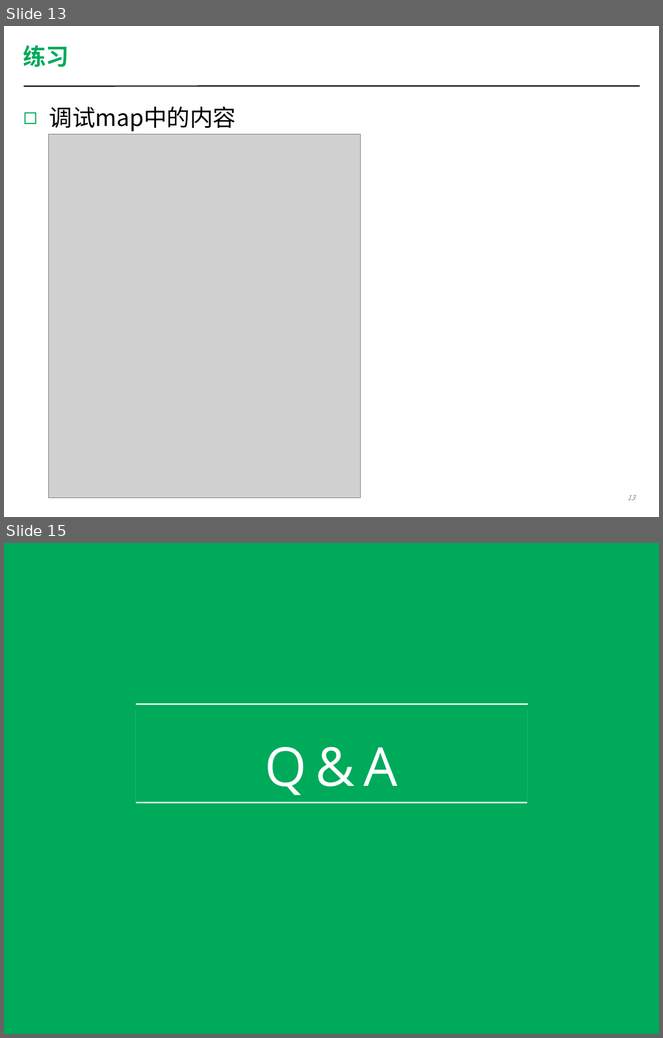
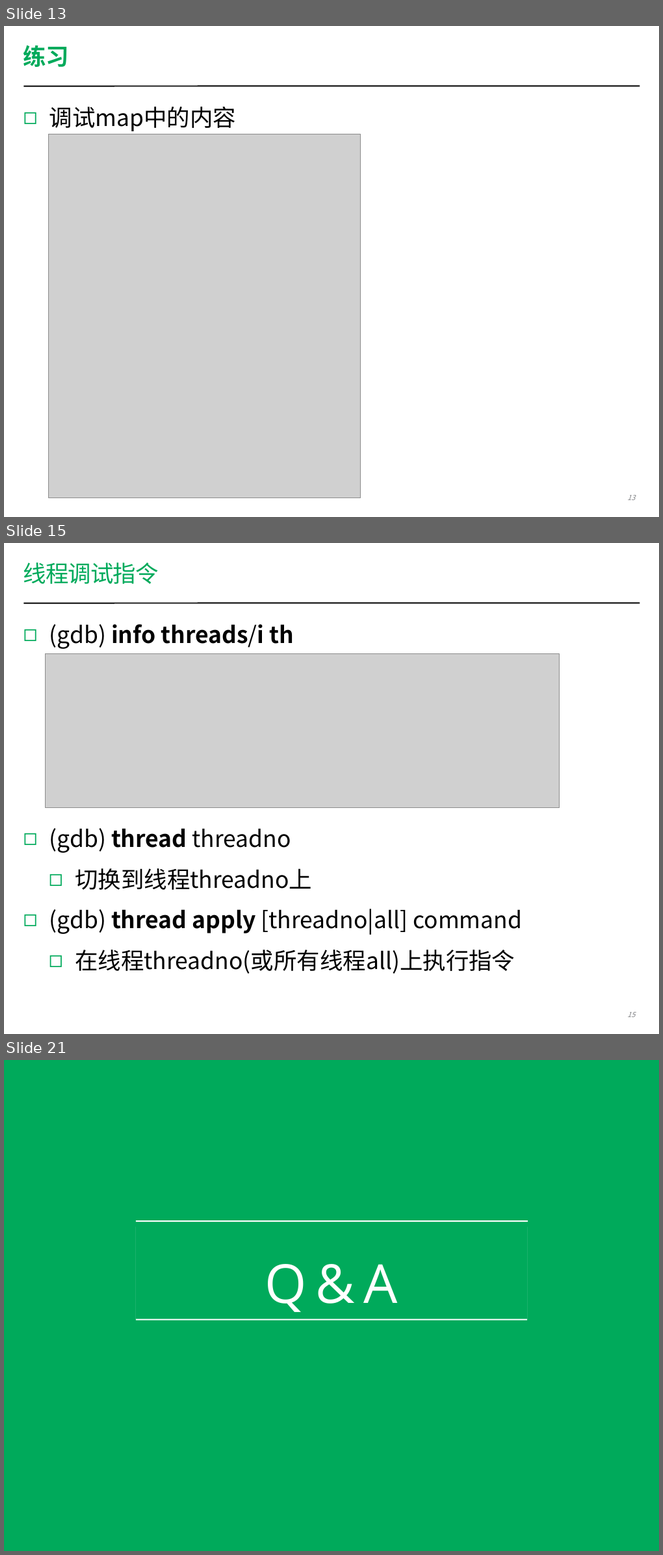
Before and after one commit to coney/c-training, a slide deck: Debug/Debug-SH/session2/Debugging Workshop 2.pptx. Shown one above the other, each under a label of ours: slides 13 and 15 before the commit, slides 13, 15 and 21 after it; the slides between them are not shown. The pictures are 663x1038 and 663x1555 pixels, drawn with LibreOffice and Linux fonts; fonts in the diff are those of the drawing; grey boxes stand for pictures; background and template pictures are left out. Boxes give left, top, right and bottom in pixels: in the first picture for what was removed or moved away, otherwise in the second. Text is boxed around its words. In the diff, an @@ line names an element or a change of style, - is before the commit and + after.

```diff
--- a/Debug/Debug-SH/session2/Debugging Workshop 2.pptx
+++ b/Debug/Debug-SH/session2/Debugging Workshop 2.pptx
@@ slide 15 added at (x1=4, y1=543, x2=659, y2=1034), background #FFFFFF; not listed: 1 template element that a slide beside it also shows @@
@@ title added at (x1=24, y1=563, x2=159, y2=584), 36 pt, text #00AA5B @@
+线程调试指令
@@ text added at (x1=50, y1=624, x2=522, y2=974), 36 pt, text #000000 @@
+◻ (gdb) info threads/i th
+◻ (gdb) thread threadno
+  ◻ 切换到线程threadno上
+◻ (gdb) thread apply [threadno|all] command
+  ◻ 在线程threadno(或所有线程all)上执行指令
@@ picture added at (x1=45, y1=653, x2=560, y2=808) @@
@@ page number added at (x1=627, y1=1012, x2=635, y2=1017), 11 pt, text #808184, italic @@
+15
@@ what was slide 15 is now slide 21 @@
```
Also in this commit, not shown: 4 slides changed, 6 other slides added, 1 slide removed, 29 other files.
